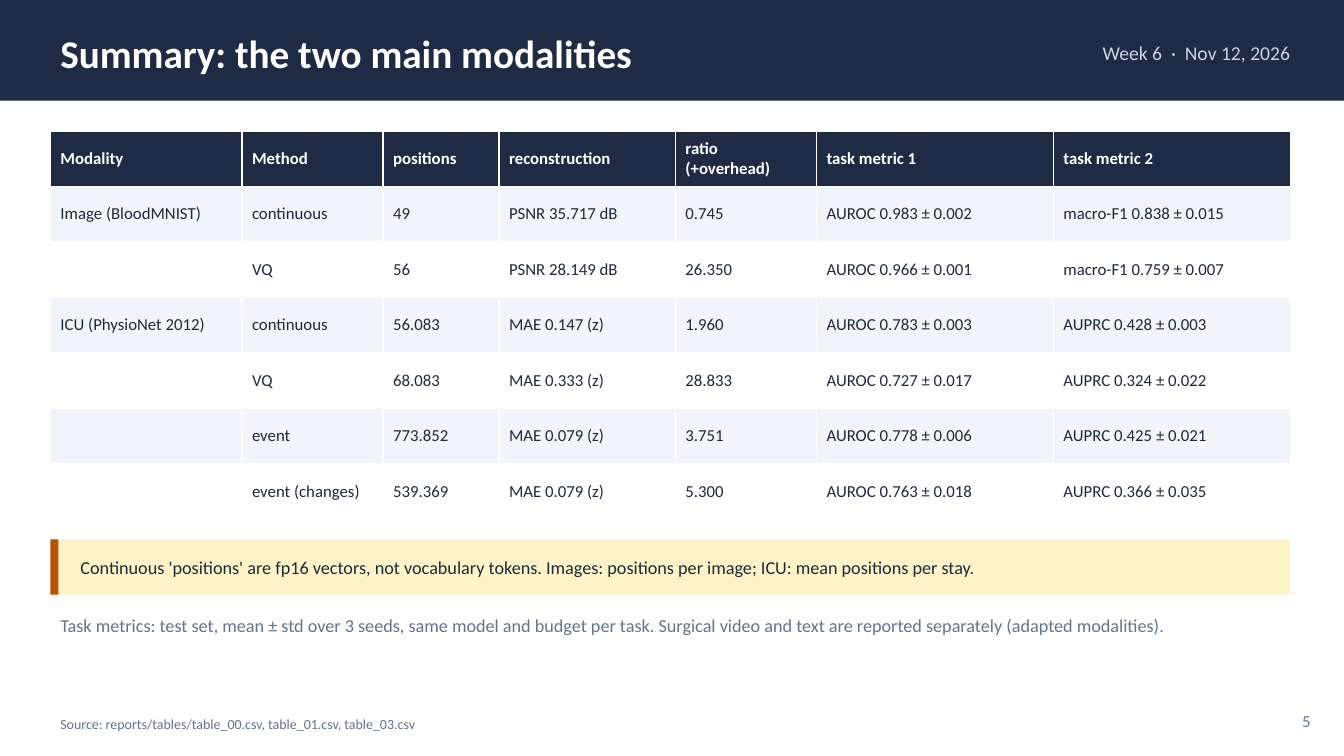
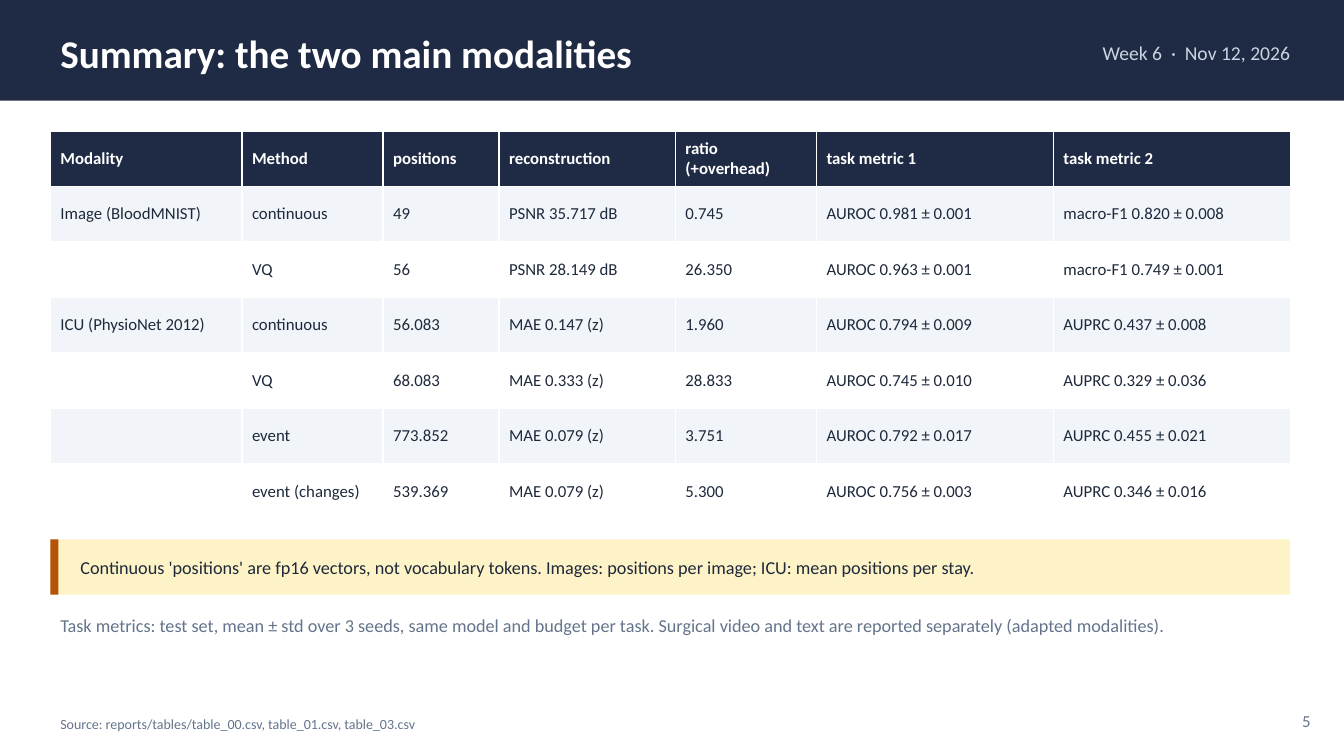
Before and after one commit to REDOANUZZAMAN/medtok, a slide deck: slide 5 of slides/week06_progress.pptx. Drawn at 1344x756 pixels with LibreOffice and Linux fonts; fonts in the diff are those of the drawing. Boxes give left, top, right and bottom in pixels: in the first picture for what was removed or moved away, otherwise in the second. Text is boxed around its words. In the diff, an @@ line names an element or a change of style, - is before the commit and + after.

```diff
--- a/slides/week06_progress.pptx
+++ b/slides/week06_progress.pptx
@@ table at (50,131,1291,519) @@
-row 2, column 6: AUROC 0.983 ± 0.002
+row 2, column 6: AUROC 0.981 ± 0.001
-row 2, column 7: macro-F1 0.838 ± 0.015
+row 2, column 7: macro-F1 0.820 ± 0.008
-row 3, column 6: AUROC 0.966 ± 0.001
+row 3, column 6: AUROC 0.963 ± 0.001
-row 3, column 7: macro-F1 0.759 ± 0.007
+row 3, column 7: macro-F1 0.749 ± 0.001
-row 4, column 6: AUROC 0.783 ± 0.003
+row 4, column 6: AUROC 0.794 ± 0.009
-row 4, column 7: AUPRC 0.428 ± 0.003
+row 4, column 7: AUPRC 0.437 ± 0.008
-row 5, column 6: AUROC 0.727 ± 0.017
+row 5, column 6: AUROC 0.745 ± 0.010
-row 5, column 7: AUPRC 0.324 ± 0.022
+row 5, column 7: AUPRC 0.329 ± 0.036
-row 6, column 6: AUROC 0.778 ± 0.006
+row 6, column 6: AUROC 0.792 ± 0.017
-row 6, column 7: AUPRC 0.425 ± 0.021
+row 6, column 7: AUPRC 0.455 ± 0.021
-row 7, column 6: AUROC 0.763 ± 0.018
+row 7, column 6: AUROC 0.756 ± 0.003
-row 7, column 7: AUPRC 0.366 ± 0.035
+row 7, column 7: AUPRC 0.346 ± 0.016
```
Also in this commit, not shown: 1 other slide changed, 1 other file.
